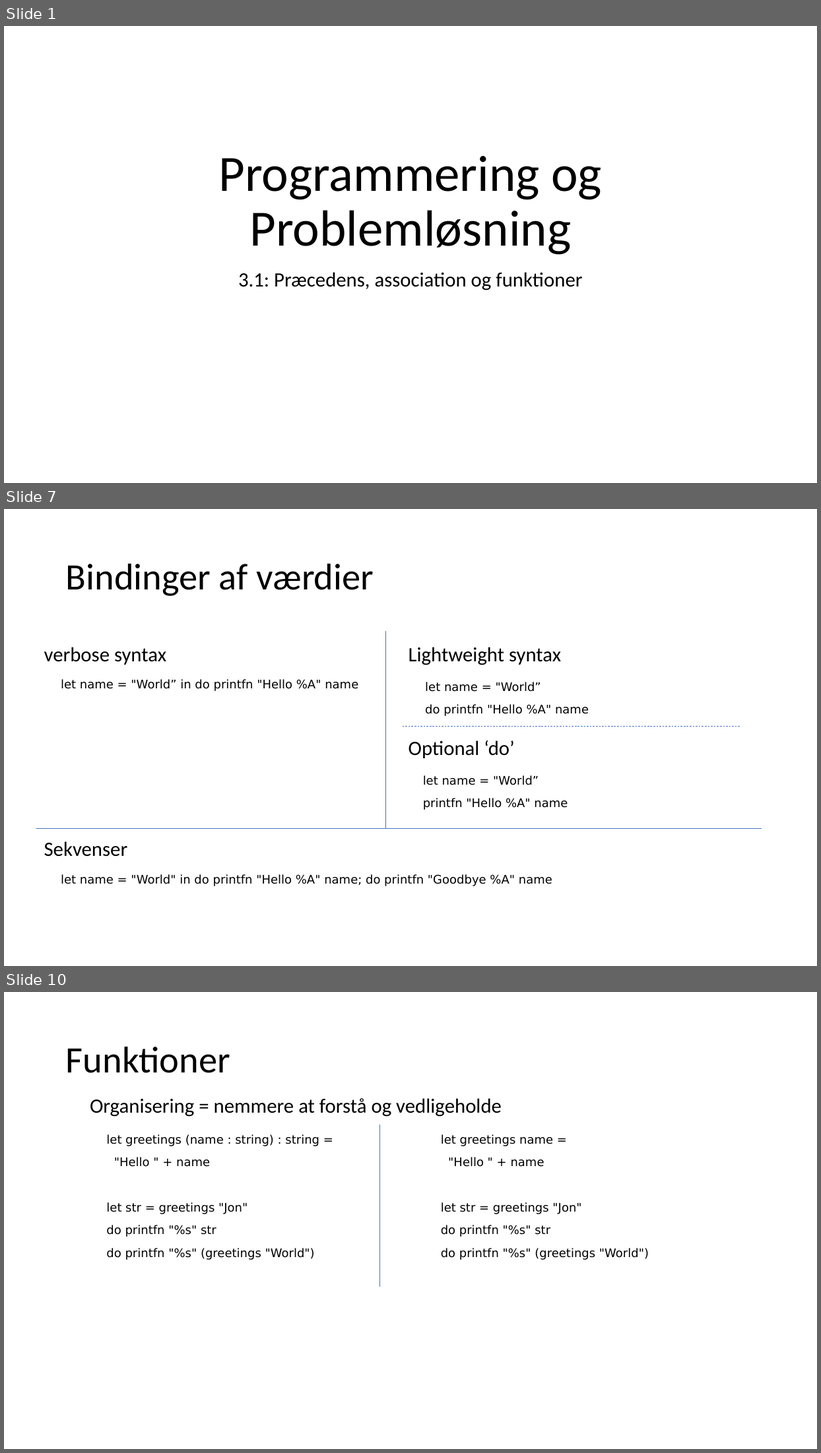
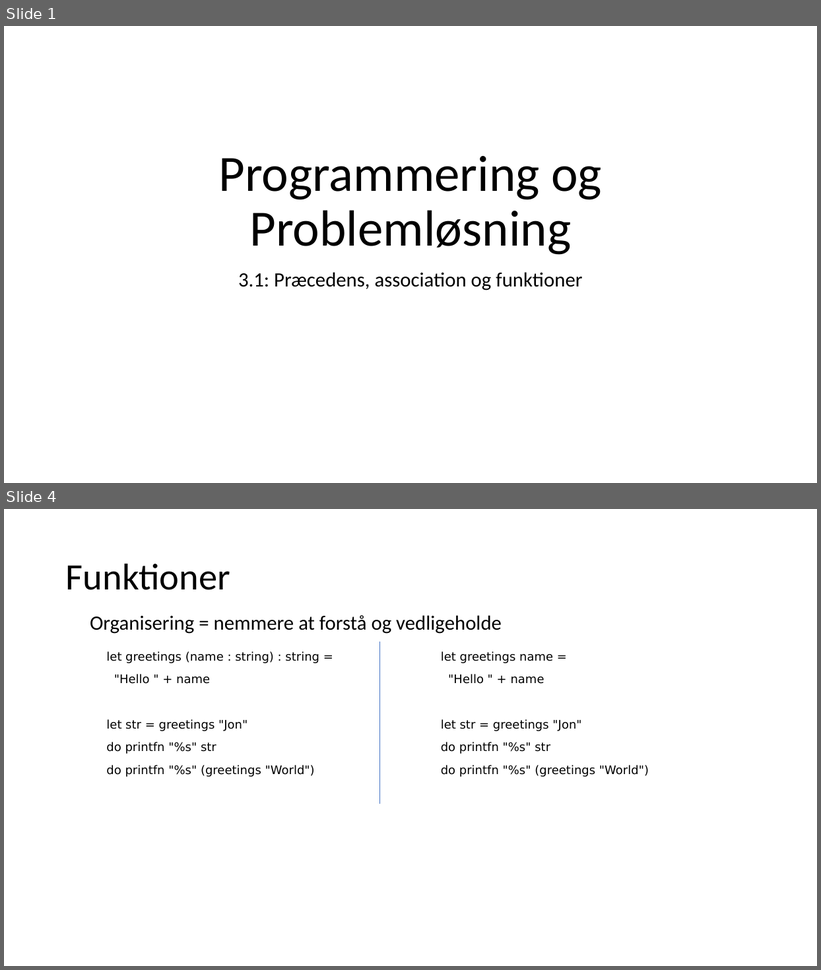
Before and after one commit to fisterloegsovs/pop22, a slide deck: lectures/3.2FunctionsNPrintf/lecture.pptx. Shown one above the other, each under a label of ours: slides 1, 7 and 10 before the commit, slides 1 and 4 after it; the slides between them are not shown. The pictures are 821x1453 and 821x970 pixels, drawn with LibreOffice and Linux fonts; fonts in the diff are those of the drawing. Boxes give left, top, right and bottom in pixels: in the first picture for what was removed or moved away, otherwise in the second. Text is boxed around its words. In the diff, an @@ line names an element or a change of style, - is before the commit and + after.

```diff
--- a/lectures/3.2FunctionsNPrintf/lecture.pptx
+++ b/lectures/3.2FunctionsNPrintf/lecture.pptx
@@ slide 7 removed at bbox=[4, 509, 817, 966], background #FFFFFF @@
@@ title removed at bbox=[66, 563, 374, 596] @@
-Bindinger af værdier
@@ text removed at bbox=[44, 647, 166, 665] @@
-verbose syntax
@@ line removed from (386, 631) to (386, 829) @@
@@ text removed at bbox=[409, 647, 561, 665] @@
-Lightweight syntax
@@ text removed at bbox=[61, 679, 358, 691] @@
-let name = "World” in do printfn "Hello %A" name
@@ text removed at bbox=[425, 682, 589, 716] @@
-let name = "World”
-do printfn "Hello %A" name
@@ line removed from (403, 726) to (741, 726) @@
@@ text removed at bbox=[409, 741, 514, 758] @@
-Optional ‘do’
@@ text removed at bbox=[423, 776, 568, 810] @@
-let name = "World”
-printfn "Hello %A" name
@@ line removed from (36, 829) to (762, 829) @@
@@ text removed at bbox=[44, 842, 128, 857] @@
-Sekvenser
@@ text removed at bbox=[61, 875, 552, 887] @@
-let name = "World" in do printfn "Hello %A" name; do printfn "Goodbye %A" name
@@ what was slide 10 is now slide 4 @@
```
Also in this commit, not shown: 2 slides changed, 6 slides added, 5 other slides removed, 3 other files.
